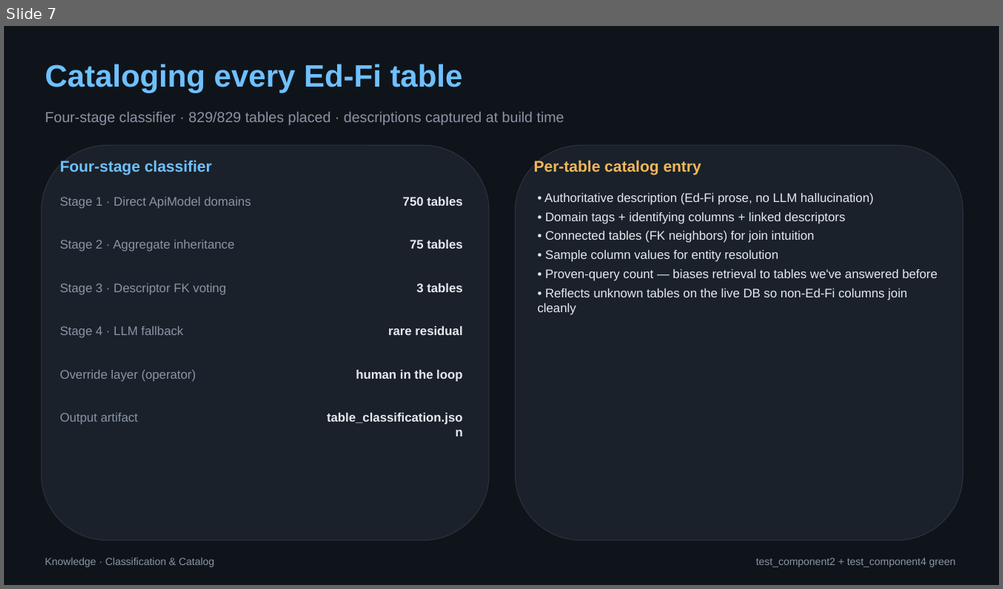
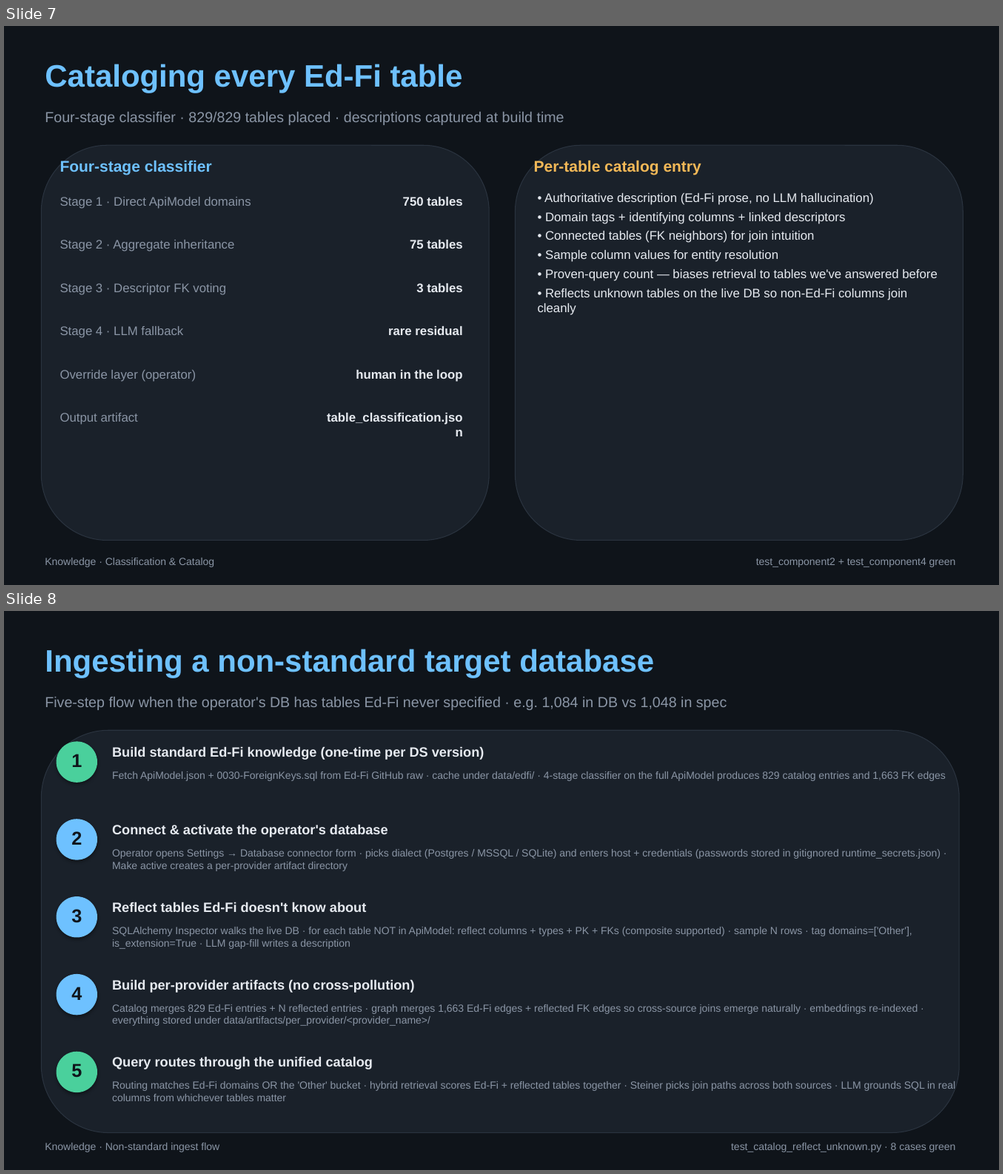
Before and after one commit to bharatmohanthakur/heavy_text2sql, a slide deck: docs/architecture_deck.pptx. Shown one above the other, each under a label of ours: slide 7 before the commit, slides 7 and 8 after it. The pictures are 1003x589 and 1003x1174 pixels, drawn with LibreOffice and Linux fonts; fonts in the diff are those of the drawing. Boxes give left, top, right and bottom in pixels: in the first picture for what was removed or moved away, otherwise in the second. Text is boxed around its words. In the diff, an @@ line names an element or a change of style, - is before the commit and + after.

```diff
--- a/docs/architecture_deck.pptx
+++ b/docs/architecture_deck.pptx
@@ slide 8 added at (4, 611, 999, 1170), background #0F141A @@
@@ text added at (45, 649, 654, 678), 30 pt, text #6EC1FF, bold @@
+Ingesting a non-standard target database
@@ text added at (45, 697, 726, 710), 14 pt, text #8A95A5 @@
+Five-step flow when the operator's DB has tables Ed-Fi never specified · e.g. 1,084 in DB vs 1,048 in spec
@@ rounded rectangle added at (41, 730, 959, 1133), fill #1A212A, outline #2A333F 0.75 pt @@
@@ ellipse added at (57, 741, 97, 783), fill #4AD09C @@
@@ text added at (71, 754, 82, 767), 18 pt, text #0F141A, bold @@
+1
@@ text added at (112, 746, 484, 760), 13 pt, text #E6EAF0, bold @@
+Build standard Ed-Fi knowledge (one-time per DS version)
@@ text added at (112, 772, 945, 781), 10 pt, text #8A95A5 @@
+Fetch ApiModel.json + 0030-ForeignKeys.sql from Ed-Fi GitHub raw · cache under data/edfi/ · 4-stage classifier on the full ApiModel produces 829 catalog entries and 1,663 FK edges
@@ ellipse added at (57, 819, 97, 860), fill #6EC1FF @@
@@ text added at (71, 832, 82, 845), 18 pt, text #0F141A, bold @@
+2
@@ text added at (112, 824, 388, 837), 13 pt, text #E6EAF0, bold @@
+Connect & activate the operator's database
@@ text added at (112, 849, 940, 871), 10 pt, text #8A95A5 @@
+Operator opens Settings → Database connector form · picks dialect (Postgres / MSSQL / SQLite) and enters host + credentials (passwords stored in gitignored runtime_secrets.json) · Make active creates a per-provider artifact directory
@@ ellipse added at (57, 897, 97, 938), fill #6EC1FF @@
@@ text added at (71, 909, 82, 923), 18 pt, text #0F141A, bold @@
+3
@@ text added at (112, 902, 366, 912), 13 pt, text #E6EAF0, bold @@
+Reflect tables Ed-Fi doesn't know about
@@ text added at (112, 927, 912, 949), 10 pt, text #8A95A5 @@
+SQLAlchemy Inspector walks the live DB · for each table NOT in ApiModel: reflect columns + types + PK + FKs (composite supported) · sample N rows · tag domains=['Other'], is_extension=True · LLM gap-fill writes a description
@@ ellipse added at (57, 974, 97, 1015), fill #6EC1FF @@
@@ text added at (71, 987, 82, 1000), 18 pt, text #0F141A, bold @@
+4
@@ text added at (112, 980, 414, 993), 13 pt, text #E6EAF0, bold @@
+Build per-provider artifacts (no cross-pollution)
@@ text added at (112, 1005, 917, 1026), 10 pt, text #8A95A5 @@
+Catalog merges 829 Ed-Fi entries + N reflected entries · graph merges 1,663 Ed-Fi edges + reflected FK edges so cross-source joins emerge naturally · embeddings re-indexed · everything stored under data/artifacts/per_provider/<provider_name>/
@@ ellipse added at (57, 1052, 97, 1093), fill #4AD09C @@
@@ text added at (71, 1064, 82, 1078), 18 pt, text #0F141A, bold @@
+5
@@ text added at (112, 1056, 373, 1070), 13 pt, text #E6EAF0, bold @@
+Query routes through the unified catalog
@@ text added at (112, 1082, 955, 1102), 10 pt, text #8A95A5 @@
+Routing matches Ed-Fi domains OR the 'Other' bucket · hybrid retrieval scores Ed-Fi + reflected tables together · Steiner picks join paths across both sources · LLM grounds SQL in real columns from whichever tables matter
@@ text added at (45, 1143, 219, 1153), 10 pt, text #8A95A5 @@
+Knowledge · Non-standard ingest flow
@@ text added at (731, 1143, 956, 1153), 10 pt, text #8A95A5 @@
+test_catalog_reflect_unknown.py · 8 cases green
```
Also in this commit, not shown: 1 other file.
